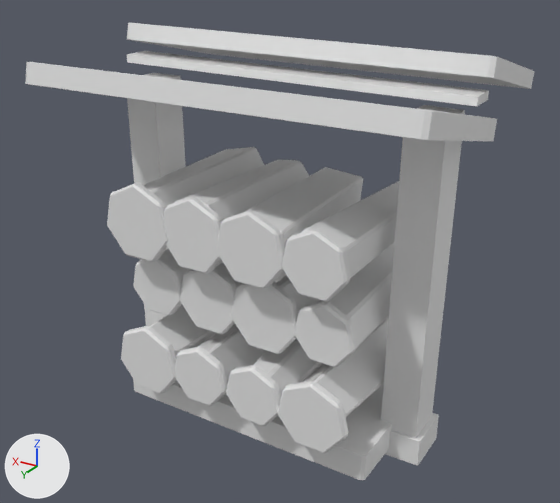
One commit to the OBJ model assets/stoker_rack_lean.obj: the scene before it, then after it.
One viewpoint serves both versions: a 50 mm camera at (-1.295, 2.154, 1.681) aimed at (0.009, -0.018, 0.594). Arrows for +X, +Y and +Z are at lower left; the lights stay in place. The older version comes first. Where no turn or scale is listed for an object, it has been applied to the vertices.

Before the edit, the objects in view are built like this:
```python
me_stoker_rack_lean = bpy.data.meshes.new('stoker_rack_lean')
me_stoker_rack_lean.from_pydata(...)  # 1050 vertices, 1972 faces; spans x -0.674..0.674, y -0.566..0.456, z -0.022..1.336
# faces by material slot: [1650, 88, 44, 190]
me_stoker_rack_lean.materials.append(mat_wood)  # white #e7e7e7
me_stoker_rack_lean.materials.append(mat_stone)  # white #e7e7e7
me_stoker_rack_lean.materials.append(mat_iron)  # white #e7e7e7
me_stoker_rack_lean.materials.append(mat_wood_end)  # white #e7e7e7
ob_stoker_rack_lean = bpy.data.objects.new('stoker_rack_lean', me_stoker_rack_lean)
ob_stoker_rack_lean.location = (0.0, 0.0, 0.0)
```
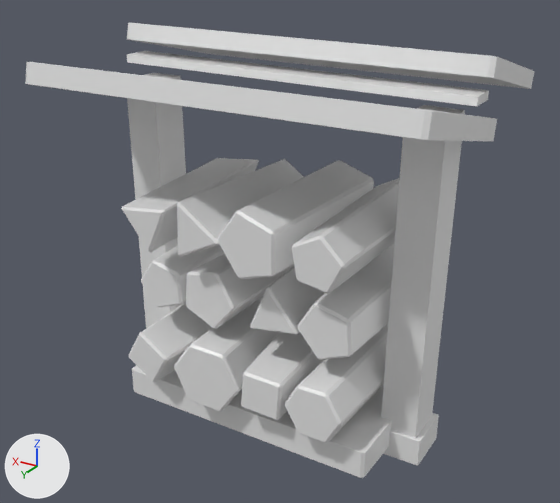
The change, as a diff of the scene's bpy script:
```diff
--- a/assets/stoker_rack_lean.obj.py
+++ b/assets/stoker_rack_lean.obj.py
@@ me_stoker_rack_lean @@
 # used by ob_stoker_rack_lean; location = (0.0, 0.0, 0.0)
-me_stoker_rack_lean.from_pydata(...)  # 1050 vertices, 1972 faces; spans x -0.674..0.674, y -0.566..0.456, z -0.022..1.336
+me_stoker_rack_lean.from_pydata(...)  # 516 vertices, 952 faces; spans x -0.674..0.674, y -0.566..0.456, z -0.022..1.336
+# me_stoker_rack_lean part 1: the loose piece of 30 vertices spanning x -0.234..0.0, y -0.342..0.272, z 0.378..0.616 is multiplied about its middle by the matrix ((-1.012, 0.056, -0.113), (0.055, 1.018, 0.013), (0.113, 0.006, -1.014)), then moved by (0.016, 0.071, 0.267)
+# me_stoker_rack_lean part 2: the loose piece of 24 vertices spanning x -0.495..0.492, y -0.326..0.284, z 0.004..0.116 is multiplied about its middle by the matrix ((1.0, 0.001, 0.016), (-0.001, 1.0, -0.012), (-0.016, 0.012, 1.0)), then moved by (0.001, 0.002, 0.002)
+# me_stoker_rack_lean part 3: the loose piece of 36 vertices spanning x -0.012..0.229, y -0.275..0.345, z 0.648..0.874 is rebuilt with 18 vertices and now spans x -0.001..0.184, y -0.278..0.35, z 0.668..0.86
+# me_stoker_rack_lean part 4: the loose piece of 30 vertices spanning x -0.418..-0.211, y -0.279..0.351, z 0.663..0.863 is rebuilt with 30 vertices and now spans x -0.434..-0.237, y -0.277..0.349, z 0.666..0.862
+# me_stoker_rack_lean part 5: the loose piece of 30 vertices spanning x 0.188..0.437, y -0.278..0.35, z 0.632..0.88 is rebuilt with 18 vertices and now spans x 0.226..0.45, y -0.285..0.353, z 0.651..0.827
+# me_stoker_rack_lean part 6: 8 loose pieces with 318 vertices, spanning x -0.436..0.464, y -0.279..0.365, z 0.379..0.894, are deleted
+# me_stoker_rack_lean part 7: 69 vertices moved from x -0.41..0.455, y -0.278..0.367, z 0.121..0.371 to x -0.444..0.411, y -0.347..0.36, z 0.121..0.606; 321 vertices removed from x -0.467..0.458, y -0.35..0.366, z 0.121..0.869; 135 vertices added at x -0.447..0.443, y -0.347..0.347, z 0.138..0.62
 me_stoker_rack_lean.materials.append(mat_wood)
```

Pixel boxes (x1, y1, x2, y2) of what changed, in the pictures (560 x 503 px; the box of a moved part takes in the faces that stretch with it):
'stoker_rack_lean', reshaped
    before: (25, 23, 534, 480)
    after: (25, 23, 534, 478)
part 1 of me_stoker_rack_lean, moved or reshaped
    before: (273, 275, 321, 313)
    after: (218, 160, 374, 279)
part 2 of me_stoker_rack_lean, moved or reshaped
    before: (133, 379, 392, 480)
    after: (132, 365, 391, 478)
part 3 of me_stoker_rack_lean, rebuilt (7% narrower, 7% shorter)
    before: (174, 160, 309, 266)
    after: (177, 159, 303, 257)
part 4 of me_stoker_rack_lean, rebuilt
    before: (301, 181, 399, 278)
    after: (291, 178, 400, 293)
part 5 of me_stoker_rack_lean, rebuilt
    before: (143, 147, 264, 207)
    after: (121, 158, 259, 252)
part 6 of me_stoker_rack_lean, deleted
    before: (107, 167, 363, 367)
part 7 of me_stoker_rack_lean, moved or reshaped
    before: (121, 228, 395, 453)
    after: (141, 244, 394, 442)
